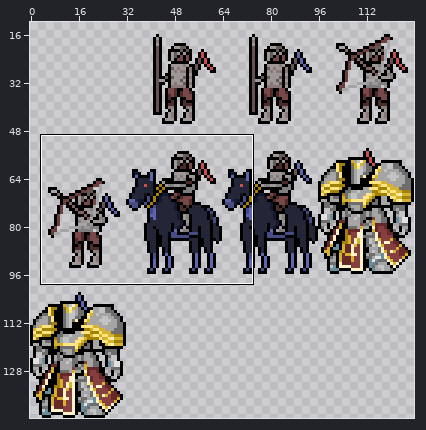
Edited in one commit: sprite sheet (assets/new/infantry.png). The first picture is a wide view before the edit; the outline marks the close-up.
Close-up. Earlier state:
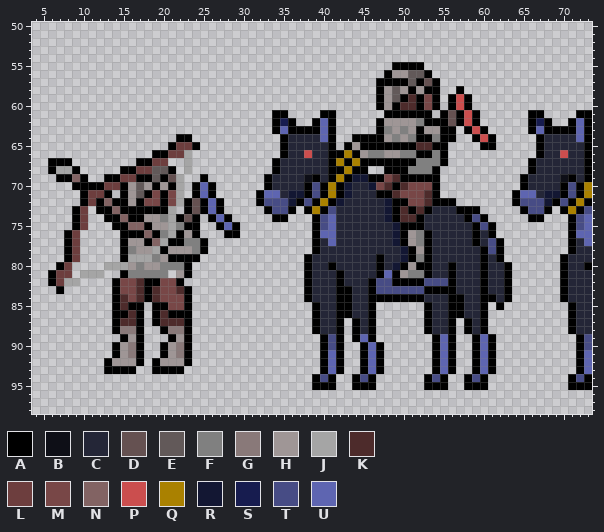
The file is 128x144 pixels. Colours within 5 levels of each other are drawn and written as one. Shown: x 4..73, y 50..98. The old version is drawn lined up with the new one. The wide view leaves out empty margins. The commit also changed other parts of the picture, which this record leaves out.
Palette (. is transparent): A #000000  B #0e0f17  C #242637  D #655151  E #625959  F #808080  G #897979  H #9f9696  J #a5a5a5  K #4d2b2b  L #6d3e3e  M #784747  N #826363  P #cb4e4e  Q #aa8100  R #131733  S #171c4f  T #474c85  U #5e65b1
Pixels before (only the part around the change), first column x 4:
50 ......................................................................
51 ......................................................................
52 ......................................................................
53 ......................................................................
54 ......................................................................
55 .............................................AAAA.....................
56 ............................................AHHEEA....................
57 ...........................................AAAAEADA...................
58 ...........................................AHEHAHAA..A................
59 ...........................................AHEAKAMA.APA...............
60 ...........................................AHAKKAMA.APA...............
61 ..............................AA....AA......AAAAAA.ADAPA......AA....AA
62 ..............................ASA..AUA.....AHHHHFAAADAPA......ASA..AUA
63 ..............................AUAAAAUA.....AFHFHAHHAA.APA.....AUAAAAUA
64 ..................AA...........ACCCCUA..AAAAHFHFAAFAA..APA.....ACCCCUA
65 .................ALLA..........ACCCCCA.AHAAAAAAAKKAA....AA.....ACCCCCA
66 ...............AALLJ...........ACCPCCAAQAHFFHHFFAAFA...........ACCPCCA
67 ..AAA........AALL..J..........ACCCCCCAQAQAAAAAAAFFFA..........ACCCCCCA
68 ..AJJA.....AALLEEA.J..........ACCCCCCAAQAA..AAAFFFA...........ACCCCCCA
69 ...AANA..AALLAAEADJ..A.......ACCCCBACAQARRAAMKAAAAA..........ACCCCBACA
70 .....AAAALLAHEHAHAJ.AUA......ACCCCATAQARCCRMKAKMMMA..........ACCCCATAQ
71 ......ALLA.AHEAMAMJ.AUA.....AUUCRRATAQARCCCAAKMMMKA.........AUUCRRATAQ
72 ......ALANAAHAMMAMJADAUA....ATTTRATAQARCCCCCRAAMMKAAA.......ATTTRATAQA
73 .....AL.AANAAAAAAJ.ADAUA.....ATTA.AQATCCCCCCRAKAKACCCAAA.....ATTA.AQAT
74 .....AL..AANAAHHFJADA.AUA.....AA...ATUCCCCCCRAKKACCCCCATA.....AA...ATU
75 .....AL...AANNAHHJFAA..AUA.........ATUCCCCCCCRAAACCCCCCATA.........ATU
76 ....AL.....AAANAFJAHA...AA.........AUUCCCCCCCRAHFACCCCCACA.........AUU
77 ....AL.....AHHANJAAFFA.............ACUCCCCCCCRAHFACCCCCACTA........ACU
78 ....AL.....AFHHJAHHHFA.............ACCCCCCCCCCRAHACCCCCCATA........ACC
79 ....AL.....AJJJFHAAAA.............ACCCCCCCCACCRAFACCCCCCACA.......ACCC
80 ...AL....JJJHFHHFFFA..............ACCACCCCCACRAHAACCACCCACCA......ACCA
81 ..ALL.JJJ..AFFFFF.HA..............ACCCACCCCAUAHFFACCACCCACCA......ACCC
82 ..ALJJ....AMMKAAMMA...............ACCCACCCATTAAAATTTACCCACCA......ACCC
83 ...A......AMMKAKMMKA..............ACCCAACCATTTTTTAAAACCCACCA......ACCC
84 ..........AKMKAKMMMA..............ACCCAACCAAAAAAACCCAACCAACA......ACCC
85 ..........AKAA.AAMMA...............ACCAACCA......ACCAACCA.A........ACC
86 ..........AAKA.AKAAA...............ACCAACCA......ACCAACCA..........ACC
87 ..........AKKA.AKKKA...............ACCA.ACA......ACCA.ACA..........ACC
88 ..........AGGA..AGGA...............ACCA.ACA......ACCA.ACA..........ACC
89 ...........AHA...AHA................ATA.AUA.......AUA..AUA..........AT
90 ..........AHGA..AHGA................ATA..AUA......AUA..AUA..........AT
91 ..........AHGA..AHGA................AUA..AUA......AUA..AUA..........AU
92 .........AHHHA.AHHHA................AUA..AUA......AUA..AUA..........AU
93 .........AAAA..AAAA.................AUA..AUA......AUA..AUA..........AU
94 ...................................ATA..ATA......ATA..ATA..........ATA
95 ...................................AAA..AAA......AAA..AAA..........AAA
96 ......................................................................
97 ......................................................................
98 ......................................................................
The result:
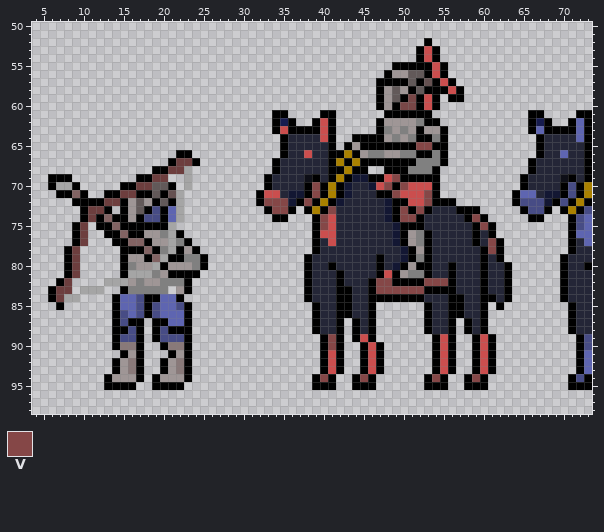
Colours new in this view: V #854747
The exact change:
whole drawing moved by +0,+5 (the old picture is shown already moved)
y 52: x 53 . -> A
y 53..54: x 52..54 ... -> APA
y 55: x 53..55 ... -> APA
y 56: x 54..55 .. -> PA
y 57: x 55..56 .. -> PA
y 58: x 52 H -> E; x 55..56 .. -> AP
y 59: x 51 K -> M; x 53 M -> P; x 57..58 PA -> A.
y 60: x 50..51 KK -> MM; x 53 M -> P; x 56..58 APA -> ...
y 61: x 55..59 ADAPA -> .....
y 62: x 40 U -> P; x 55..59 ADAPA -> .....
y 63: x 35 U -> P; x 40 U -> P; x 56 A -> .; x 58..60 APA -> ...
y 64: x 22..23 AA -> ..; x 40 U -> P; x 56 A -> .; x 59..61 APA -> ...
y 65: x 21..24 ALLA -> ....; x 52..53 KK -> VV; x 60..61 AA -> ..
y 66: x 19..23 AALLJ -> ...AA; x 70 P -> U
y 67: x 6..8 AAA -> ...; x 17..24 AALL..J. -> ....ALLA
y 68: x 6..9 AJJA -> ....; x 15..22 AALLEEA. -> ....AALL
y 69: x 6 . -> A; x 9..10 NA -> ..; x 13..16 AALL -> ....; x 19..23 EADJ. -> LL..J; x 25 A -> .; x 48..49 MK -> PV
y 70: x 6..8 ... -> AJJ; x 10..14 AAALL -> .....; x 16..20 HEHAH -> ALLEE; x 22..26 J.AUA -> .J...; x 39 T -> V; x 47..48 MK -> PV; x 50..53 KMMM -> VPPP
y 71: x 7..9 ... -> AAN; x 11..12 LL -> ..; x 14..17 .AHE -> ALLA; x 19 M -> E; x 21 M -> D; x 24..26 AUA -> ...; x 33..34 UU -> PP; x 39 T -> V; x 49..53 KMMMK -> VPPPV
y 72: x 9 . -> A; x 11 L -> A; x 13..14 NA -> LL; x 17..21 AMMAM -> EHAEA; x 23..27 ADAUA -> .....; x 33..35 TTT -> VVV; x 38 T -> V; x 51..53 MMK -> PPV
y 73: x 9..12 AL.A -> .ALL; x 14 N -> .; x 16..17 AA -> HE; x 19 A -> T; x 21..27 J.ADAUA -> UJ.....; x 34..35 TT -> VV; x 41 T -> V; x 50 K -> V; x 52 K -> V
y 74: x 9..13 AL..A -> .ALAN; x 15..16 NA -> AH; x 18..24 HHFJADA -> TTAUJ..; x 26..28 AUA -> ...; x 40..41 TU -> VP; x 50..51 KK -> VV; x 59 T -> V
y 75: x 12..14 ..A -> AAN; x 16..17 NN -> AA; x 19..20 HH -> AA; x 22..24 FAA -> ...; x 27..29 AUA -> ...; x 40..41 TU -> VP; x 60 T -> V
y 76: x 8..10 AL. -> .AL; x 13..15 ..A -> AAN; x 18..19 NA -> HH; x 23..24 HA -> ..; x 28..29 AA -> ..; x 40..41 UU -> PP
y 77: x 8..10 AL. -> .AL; x 14 . -> A; x 16..17 HH -> NN; x 19..25 NJAAFFA -> HHJFA..; x 41 U -> P; x 61 T -> V
y 78: x 16..22 FHHJAHH -> AANAFJA; x 24..25 FA -> A.; x 61 T -> V
y 79: x 16..20 JJJFH -> HHANJ; x 23..25 AA. -> FFA
y 80: x 7..9 AL. -> .AL; x 13..17 JJJHF -> ..AFH; x 19..25 HFFFA.. -> JAHHHFA
y 81: x 6..12 ALL.JJJ -> ..AL...; x 16..18 FFF -> JJJ; x 20..22 F.H -> HAA; x 24 . -> A; x 48 U -> P
y 82: x 6..9 ALJJ -> .AL.; x 13..23 .AMMKAAMMA. -> JJJHFHHFFFA; x 47..48 TT -> VV; x 53..55 TTT -> VVV
y 83: x 6..8 .A. -> ALL; x 10..12 ... -> JJJ; x 14..22 AMMKAKMMK -> .AFFFFF.H; x 47..52 TTTTTT -> VVVVVV
y 84: x 6..9 .... -> ALJJ; x 15..17 KMK -> UUT; x 19..23 KMMMA -> AUUA.
y 85: x 7 . -> A; x 15..22 KAA.AAMM -> UUTATUUT
y 86: x 15..22 AKA.AKAA -> TUTATUUU
y 87: x 15..16 KK -> TA; x 20..22 KKK -> AUU
y 88: x 15..16 GG -> AT; x 19..22 .AGG -> ATAA
y 89: x 14..16 .AH -> ATT; x 19..22 ..AH -> ATTT; x 41 T -> V; x 45 U -> P; x 55 U -> P; x 60 U -> P
y 90: x 15 H -> G; x 21 H -> G; x 41 T -> V; x 46 U -> P; x 55 U -> P; x 60 U -> P
y 91: x 14..16 AHG -> .AH; x 20..22 AHG -> .AH; x 41 U -> P; x 46 U -> P; x 55 U -> P; x 60 U -> P
y 92: x 13..14 AH -> .A; x 16 H -> G; x 19..20 AH -> .A; x 22 H -> G; x 41 U -> P; x 46 U -> P; x 55 U -> P; x 60 U -> P
y 93: x 13 A -> .; x 15..17 AA. -> HGA; x 19 A -> .; x 21..23 AA. -> HGA; x 41 U -> P; x 46 U -> P; x 55 U -> P; x 60 U -> P
y 94: x 13..17 ..... -> AHHHA; x 19..23 ..... -> AHHHA; x 40 T -> V; x 45 T -> V; x 54 T -> V; x 59 T -> V
y 95: x 13..16 .... -> AAAA; x 19..22 .... -> AAAA
